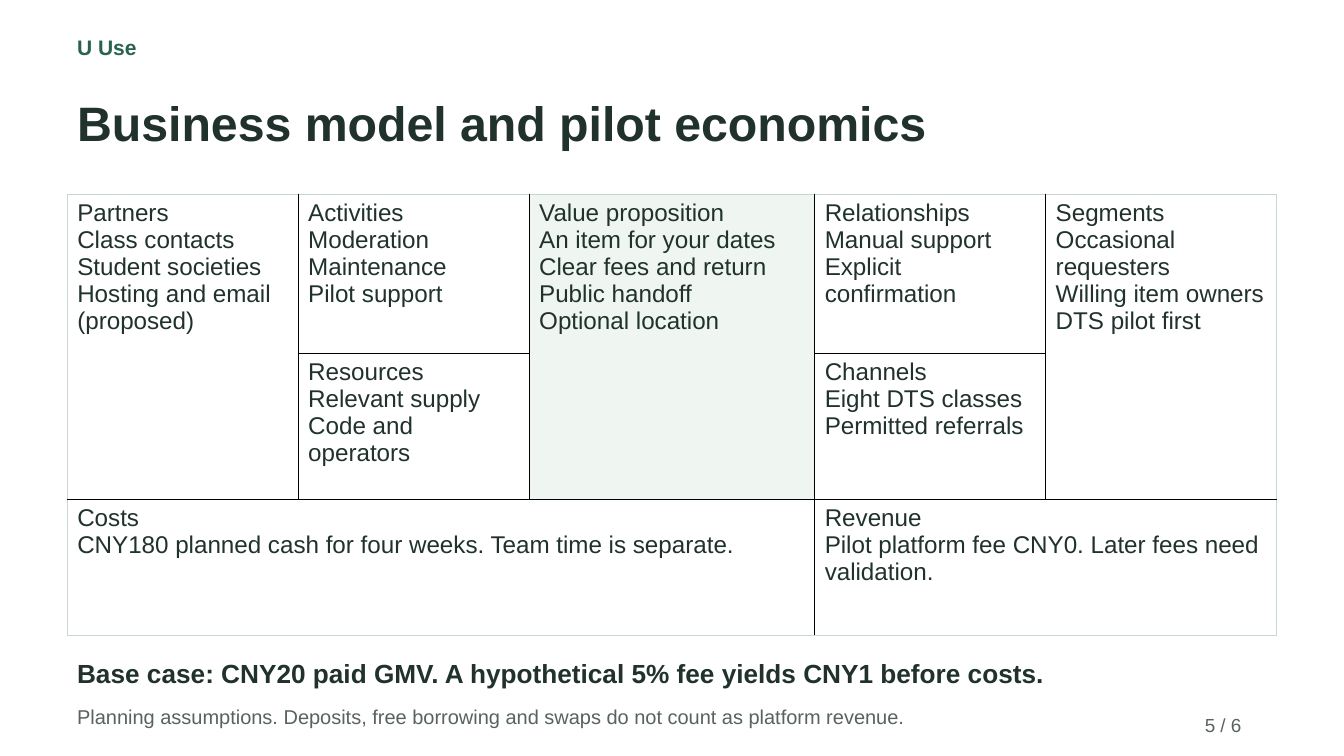
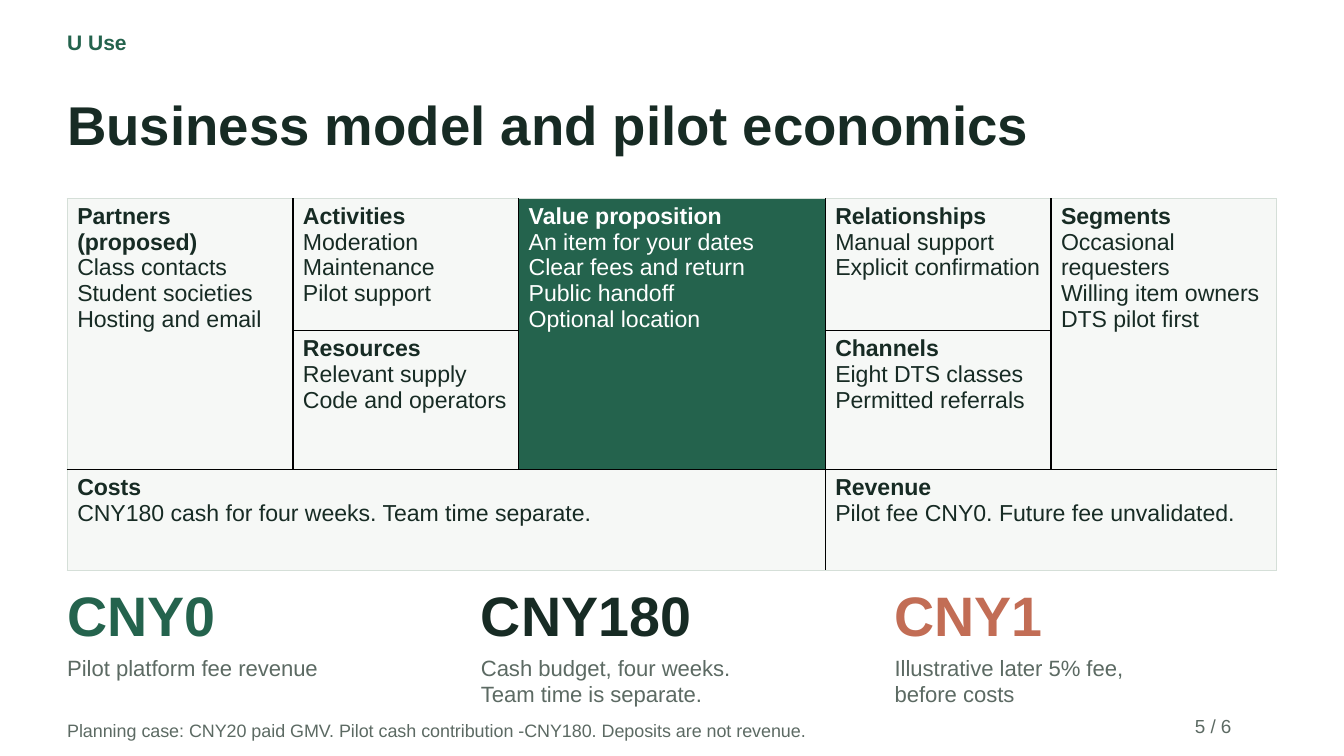
Before and after one commit to Rita020903/U-Use, a slide deck: slide 5 of A1_Current/UUse_A1_6_Slides.pptx. Drawn at 1344x756 pixels with LibreOffice and Linux fonts; fonts in the diff are those of the drawing. Boxes give left, top, right and bottom in pixels: in the first picture for what was removed or moved away, otherwise in the second. Text is boxed around its words. In the diff, an @@ line names an element or a change of style, - is before the commit and + after.

```diff
--- a/A1_Current/UUse_A1_6_Slides.pptx
+++ b/A1_Current/UUse_A1_6_Slides.pptx
@@ text "U Use" at (x1=67, y1=35, x2=127, y2=51): text colour #28634E to #24634D @@
@@ text "Business model and pilot economics" at (x1=67, y1=105, x2=1028, y2=156): size 34.5 to 39 pt, text colour #20322B to #172B24 @@
@@ table at (x1=68, y1=199, x2=1277, y2=547) @@
-row 1, column 1: Partners / Class contacts / Student societies / Hosting and email / (proposed)
+row 1, column 1: Partners (proposed) / Class contacts / Student societies / Hosting and email
-row 3, column 1: Costs / CNY180 planned cash for four weeks. Team time is separate.
+row 3, column 1: Costs / CNY180 cash for four weeks. Team time separate.
-row 3, column 4: Revenue / Pilot platform fee CNY0. Later fees need validation.
+row 3, column 4: Revenue / Pilot fee CNY0. Future fee unvalidated.
@@ fill #FFFFFF to #F6F8F6 in 8 cells @@
@@ fill #EFF5F1 to #24634D in row 1, column 3 @@
@@ size 17.2 to 16.5 pt in "Activities", "Moderation", "Maintenance", "Pilot support" and 18 more places @@
@@ text colour #20322B to #172B24 in "Activities", "Moderation", "Maintenance", "Pilot support" and 13 more places @@
@@ bold on in "Activities", "Value proposition", "Relationships", "Segments" and 2 more places @@
@@ text colour #20322B to #FFFFFF in "Value proposition", "An item for your dates", "Clear fees and return", "Public handoff" and 1 more places @@
@@ borders changed @@
@@ table resized from (x1=68, y1=195, x2=1276, y2=629) to (x1=68, y1=199, x2=1277, y2=547) @@
@@ text added at (x1=67, y1=597, x2=215, y2=637), 39.8 pt, text #24634D, bold @@
+CNY0
@@ text added at (x1=481, y1=597, x2=691, y2=637), 39.8 pt, text #172B24, bold @@
+CNY180
@@ text added at (x1=895, y1=597, x2=1043, y2=637), 39.8 pt, text #C26D55, bold @@
+CNY1
@@ text at (x1=67, y1=660, x2=318, y2=681): text changed; size 14.2 to 15.8 pt; text colour #58635E to #5C6A63 @@
-Planning assumptions. Deposits, free borrowing and swaps do not count as platform revenue.
+Pilot platform fee revenue
@@ text removed at (x1=77, y1=664, x2=1044, y2=689) @@
-Base case: CNY20 paid GMV. A hypothetical 5% fee yields CNY1 before costs.
@@ text added at (x1=481, y1=660, x2=730, y2=707), 15.8 pt, text #5C6A63 @@
+Cash budget, four weeks.
+Team time is separate.
@@ text added at (x1=895, y1=660, x2=1123, y2=702), 15.8 pt, text #5C6A63 @@
+Illustrative later 5% fee,
+before costs
@@ text "5 / 6" at (x1=1195, y1=720, x2=1232, y2=733): text colour #58635E to #5C6A63 @@
@@ text added at (x1=67, y1=724, x2=805, y2=741), 12.8 pt, text #5C6A63 @@
+Planning case: CNY20 paid GMV. Pilot cash contribution -CNY180. Deposits are not revenue.
```
Also in this commit, not shown: 5 other slides changed, 6 other files.
